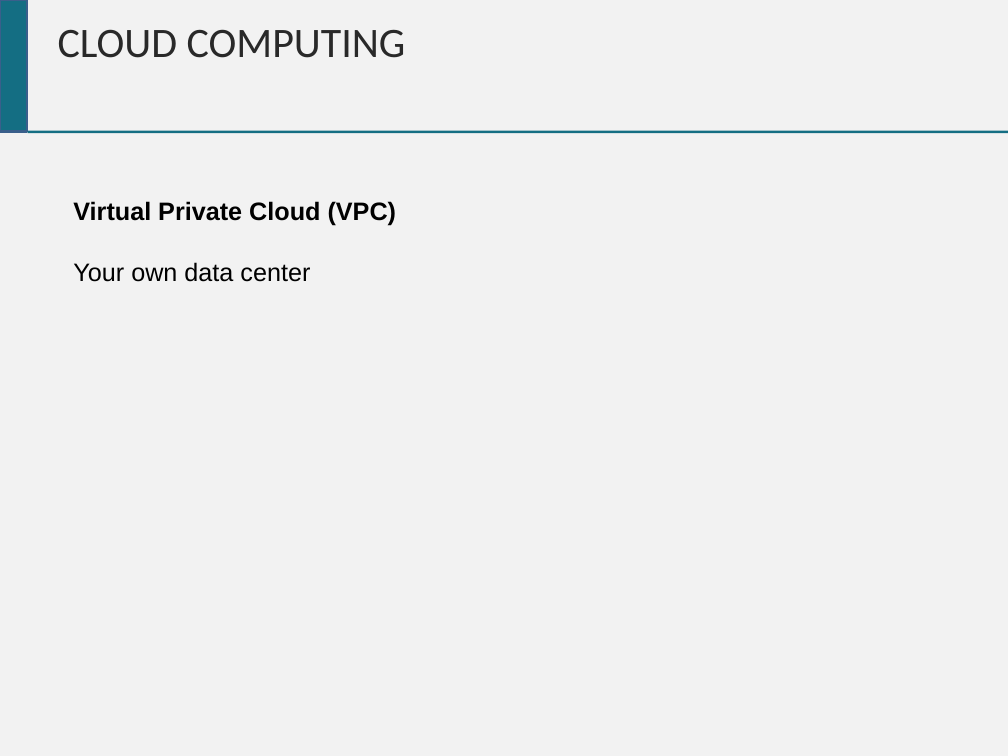
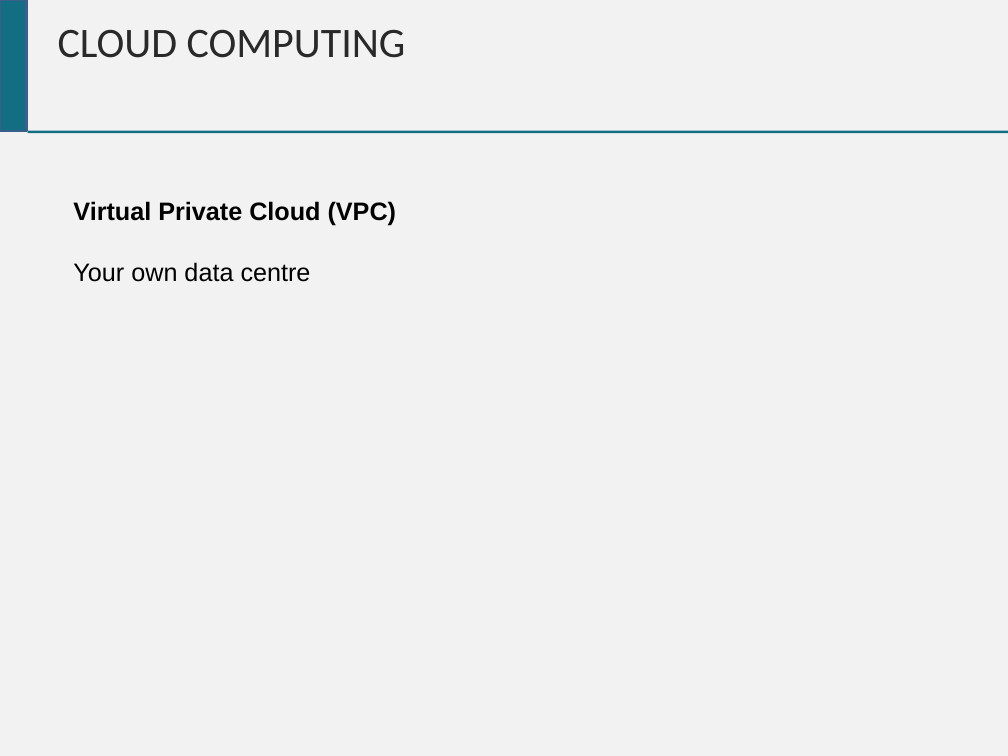
Before and after one commit to chrisgauthier742018/devopscourse, a slide deck: slide 53 of Dev Ops Course.pptx (slide 47 before the commit). Drawn at 1008x756 pixels with LibreOffice and Linux fonts; fonts in the diff are those of the drawing. Boxes give left, top, right and bottom in pixels: in the first picture for what was removed or moved away, otherwise in the second. Text is boxed around its words. In the diff, an @@ line names an element or a change of style, - is before the commit and + after.

Commit message:
Spelling mistakes and CI Section

```diff
--- a/Dev Ops Course.pptx
+++ b/Dev Ops Course.pptx
@@ text at (x1=73, y1=262, x2=311, y2=282): text changed @@
-Your own data center
+Your own data centre
```
Also in this commit, not shown: 14 other slides changed, 6 slides added.
